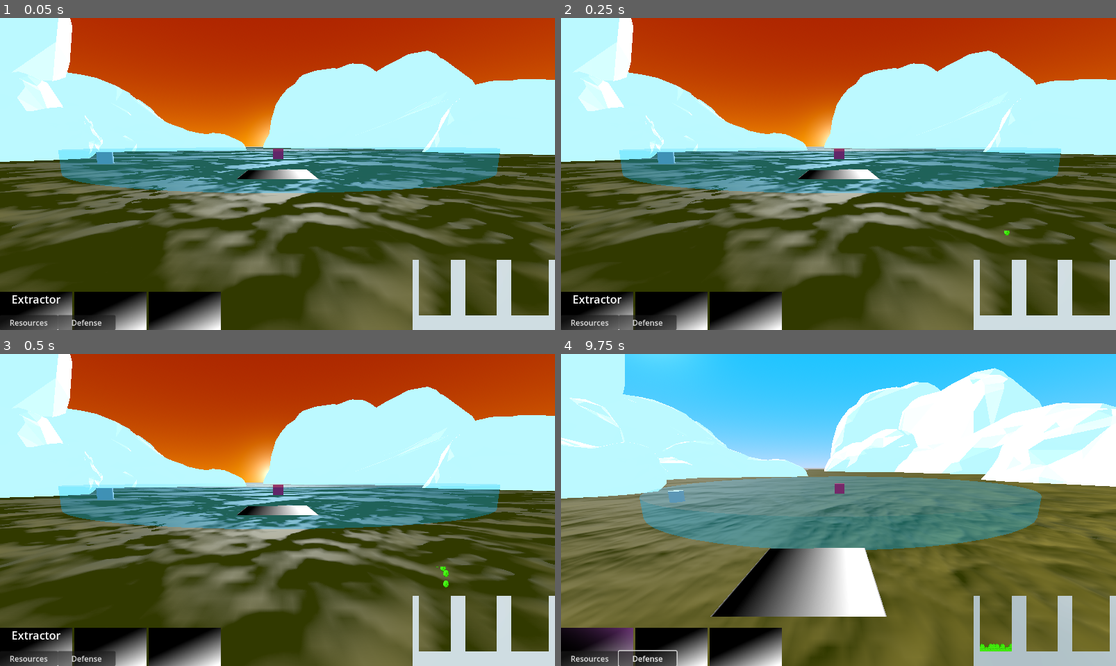
Above: before the commit, frames 1-4 (two rows, left to right).
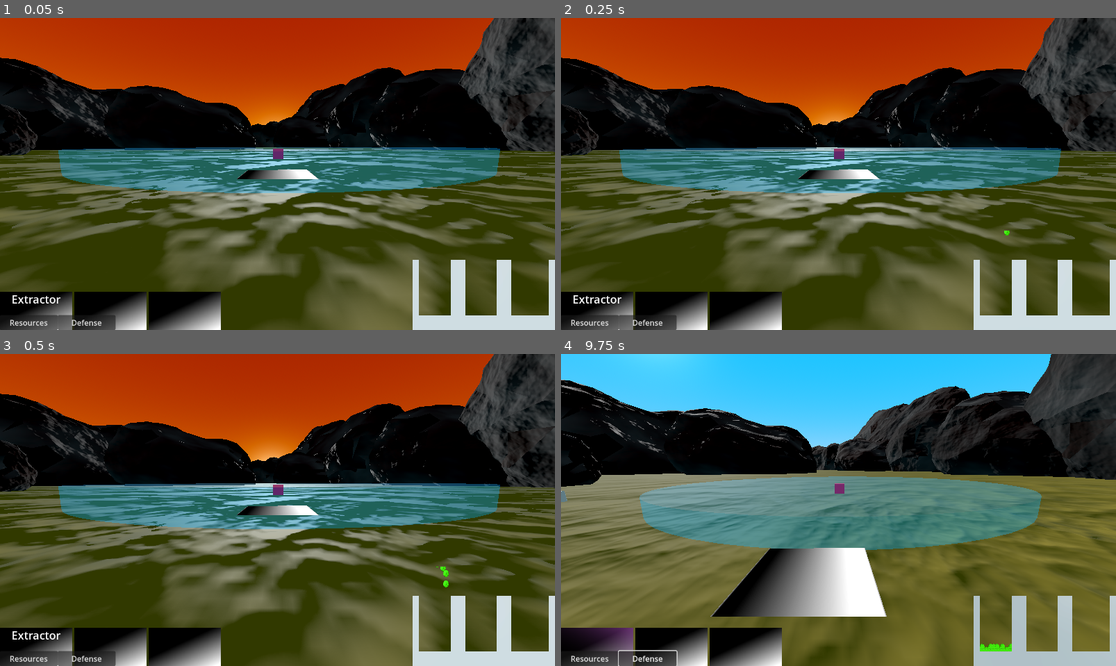
Above: after the commit, the same moments.

Repository: binaryHips/acerola-jam
Game: Godot game, scene res://src/scenes/world/world.tscn
Same seed, same stepped clock (60 frames per second), same inputs: the game is played once before the commit and once after it. The project has no main scene, so this scene is started directly.
Inputs (mouse positions are in pixels of both pictures, inside the frame that each line leads up to):
- Up to frame 1 (0.05 s): no input
- Up to frame 2 (0.25 s): no input
- Up to frame 3 (0.5 s): no input
- Up to frame 4 (9.75 s): click (599, 647) at 0.52 s; click "Resources" at 1.25 s; click "Defense" at 2 s; click (599, 647) at 2.77 s; click "Resources" at 3.5 s; click "Defense" at 4.25 s; click (599, 647) at 5.02 s; click "Resources" at 5.75 s; click "Defense" at 6.5 s; move the mouse to (960, 494) at 7.27 s; press the mouse at (960, 494) at 7.28 s; move the mouse to (727, 525) at 8.02 s; release the mouse at (727, 525) at 8.03 s; click (727, 525) at 8.1 s; move the mouse to (894, 441) at 8.77 s; hold Right mouse button (move_camera) 8.78-9.53 s; click (894, 441) at 9.05 s; move the mouse to (810, 572) at 9.52 s; tap Mouse wheel up (unzoom) at 9.6 s

The runs differ from the first frame. In frame 1, 28% of the frame differs, in the area x 0-100%, y 0-68%; in frame 2, 28%; in frame 3, 28%; in frame 4, 29%, in the area x 0-100%, y 0-62%.
Error in both runs: Invalid call. Nonexistent function 'instantiate' in base 'Nil'. (res://src/globals/resourcesManager.gd:53)

Commit message:
fixed error in wards connection detection

Diff:
--- a/src/Nodes/plant_ward/ward.gd
+++ b/src/Nodes/plant_ward/ward.gd
@@ -7,11 +7,14 @@
 
 var is_linked_to_base:bool = false
 
-@export var range:float = 30
+@export var range:float = 15
 
 func _ready():
 	Gamemaster.add_ward(self)
-
+	if Gamemaster.nexus:
+		print(Gamemaster.nexus.global_position)
+		print(global_position)
+		print(global_position.distance_to(Gamemaster.nexus.global_position))
 	if debugview:
 		debug_view()
 
@@ -19,8 +22,8 @@
 
 	var v := MeshInstance3D.new()
 	v.mesh = CylinderMesh.new()
-	v.scale.x = range
-	v.scale.z = range
+	v.scale.x = range*2.0
+	v.scale.z = range*2.0
 	v.material_override = load("res://resources/materials/debug.tres")
 	add_child(v)
 
--- a/src/globals/Gamemaster.gd
+++ b/src/globals/Gamemaster.gd
@@ -6,6 +6,7 @@
 #plant nexus
 var nexus
 
+@onready var world = get_tree().get_first_node_in_group("world") #TODO change this when possible
 
 var wards:Array[Ward] = []
 
--- a/src/globals/resourcesManager.gd
+++ b/src/globals/resourcesManager.gd
@@ -52,8 +52,8 @@
 		if pos == Vector3.INF: return
 		var plant:Node3D = selected_shop_item.scene.instantiate()
 
-		add_child(plant) #dirty but its fine
-		plant.global_position = pos
+		plant.position = pos #cant set global position before having a parent, but it works anyway here.
+		Gamemaster.world.get_node("plants").add_child(plant) #dirty but its fine
 		print("bought!")
 		remove_resources(selected_shop_item.price)
 	else:
--- a/src/scenes/plants/extractor/extractor.gd
+++ b/src/scenes/plants/extractor/extractor.gd
@@ -8,7 +8,6 @@
 
 func _on_timer_timeout():
 	if $Ward.is_linked_to_base:
-
 		for i in $Area3D.get_overlapping_areas():
 			if i.is_in_group("resource"):
 
--- a/src/scenes/player/Player.gd
+++ b/src/scenes/player/Player.gd
@@ -28,7 +28,7 @@
 
 	if new_pos != Vector3.INF:
 		$cursor.global_position = new_pos
-	if moving && new_pos:
+	if moving && new_pos != Vector3.INF:
 
 		last_screen_pos = camera.get_viewport().get_mouse_position()
 
@@ -57,6 +57,7 @@
 			last_pos = newpos
 			last_screen_pos = camera.get_viewport().get_mouse_position()
 			moving = true
+
 
 	if event.is_action_released("move_camera"):
 		moving = false
--- a/src/scenes/world/world.tscn
+++ b/src/scenes/world/world.tscn
@@ -5,7 +5,7 @@
 [ext_resource type="PackedScene" uid="uid://dth7lthp8v78r" path="res://src/scenes/nexus/nexus.tscn" id="3_ka6ec"]
 [ext_resource type="PackedScene" uid="uid://bj1h0gk1cpokl" path="res://src/scenes/UI/resources_UI/resources_UI.tscn" id="4_8qns1"]
 [ext_resource type="Script" path="res://src/Nodes/resource_area/resource_area.gd" id="5_2c2qu"]
-[ext_resource type="PackedScene" uid="uid://dckxmobc10eh7" path="res://resources/meshes/rock.glb" id="6_e8ds4"]
+[ext_resource type="PackedScene" uid="uid://3yediwp256c5" path="res://resources/meshes/rock.tscn" id="6_jdpoj"]
 
 [sub_resource type="FastNoiseLite" id="FastNoiseLite_wl4to"]
 frequency = 0.0088
@@ -137,7 +137,7 @@
 [sub_resource type="BoxShape3D" id="BoxShape3D_wv6a8"]
 size = Vector3(7.83789, 2.74023, 7.10254)
 
-[node name="world" type="Node3D"]
+[node name="world" type="Node3D" groups=["world"]]
 
 [node name="CSGBox3D" type="CSGBox3D" parent="."]
 transform = Transform3D(1, 0, 0, 0, 1, 0, 0, 0, 1, -121.149, -0.366522, 23.6355)
@@ -149,7 +149,7 @@
 transform = Transform3D(-4.37114e-08, 0, 1, 0, 1, 0, -1, 0, -4.37114e-08, 0, 3.28498, 0)
 
 [node name="PathFollow" parent="Player/Path" index="0"]
-transform = Transform3D(-0.999998, -0.000749263, -0.00205189, 0, 0.939334, -0.343005, 0.00218441, -0.343004, -0.939331, -0.00762939, -2.17762, -2.5437)
+transform = Transform3D(-0.999998, -0.000749263, -0.00205189, 0, 0.939334, -0.343005, 0.00218441, -0.343004, -0.939332, -0.00762939, -2.17762, -2.5437)
 
 [node name="resources" parent="Player/UI" index="1"]
 anchor_left = 0.743056
@@ -176,16 +176,16 @@
 transform = Transform3D(-3.61999e-06, 0, -1, 0, 1, 0, 1, 0, -3.61999e-06, -3.10785, 25.2792, 0)
 rotation_order = 4
 
-[node name="Nexus" parent="." instance=ExtResource("3_ka6ec")]
-transform = Transform3D(1, 0, 0, 0, 1, 0, 0, 0, 1, -13.2339, 0.262822, 0)
-
 [node name="resource_ui" parent="." instance=ExtResource("4_8qns1")]
 transform = Transform3D(1, 0, 0, 0, 1, 0, 0, 0, 1, 16.7547, -47.3406, 0)
 
+[node name="Camera3D" parent="resource_ui/SubViewport" index="0"]
+transform = Transform3D(-4.37114e-08, 0, -1, 0, 1, 0, 1, 0, -4.37114e-08, 14.0547, -45.3506, 0)
+
 [node name="resources" type="Node3D" parent="."]
 
 [node name="MeshInstance3D" type="MeshInstance3D" parent="resources"]
-transform = Transform3D(1, 0, 0, 0, 1, 0, 0, 0, 1, -8.35789, 0, 13.2473)
+transform = Transform3D(1, 0, 0, 0, 1, 0, 0, 0, 1, -8.35789, 0, 23.1488)
 mesh = SubResource("CylinderMesh_of2gs")
 skeleton = NodePath("ResourceArea")
 
@@ -198,59 +198,62 @@
 
 [node name="environment" type="Node3D" parent="."]
 
-[node name="rock2" parent="environment" instance=ExtResource("6_e8ds4")]
-transform = Transform3D(5.48865, 0, 3.94618, 0, 6.76, 0, -3.94618, 0, 5.48865, -13.9491, 3.16837, 25.5978)
-
-[node name="rock3" parent="environment" instance=ExtResource("6_e8ds4")]
-transform = Transform3D(-14.7736, 0, 20.9498, 0, 25.635, 0, -20.9498, 0, -14.7736, -21.5519, 3.16837, -45.6344)
-
-[node name="rock12" parent="environment" instance=ExtResource("6_e8ds4")]
-transform = Transform3D(-21.7761, 0, 13.526, 0, 25.635, 0, -13.526, 0, -21.7761, 61.6782, 3.16837, 41.4655)
-
-[node name="rock4" parent="environment" instance=ExtResource("6_e8ds4")]
-transform = Transform3D(4.07374, 5.6468, 24.6713, -24.0944, 8.51426, 2.02974, -7.74707, -23.5112, 6.66047, -38.0316, 0.897188, 50.8641)
-
-[node name="rock5" parent="environment" instance=ExtResource("6_e8ds4")]
-transform = Transform3D(19.9064, 14.8959, 6.24505, -16.1182, 18.9614, 6.14987, -1.04573, -8.70218, 24.0901, -57.9905, 0.432745, 29.2487)
-
-[node name="rock6" parent="environment" instance=ExtResource("6_e8ds4")]
-transform = Transform3D(-27.7185, -34.2962, 33.0956, -34.6665, 40.7817, 13.2269, -32.7076, -14.1594, -42.0666, -103.12, 7.19826, -69.0475)
-
-[node name="rock16" parent="environment" instance=ExtResource("6_e8ds4")]
-transform = Transform3D(-73.5572, -48.6757, -91.7964, -102.022, 12.5321, 75.1062, -19.6807, 116.962, -46.2499, -187.434, 7.19826, -73.3304)
-
-[node name="rock19" parent="environment" instance=ExtResource("6_e8ds4")]
-transform = Transform3D(-73.5572, -48.6757, -91.7964, -102.022, 12.5321, 75.1062, -19.6807, 116.962, -46.2499, -30.7604, 7.19826, 188.706)
-
-[node name="rock17" parent="environment" instance=ExtResource("6_e8ds4")]
-transform = Transform3D(83.2418, 62.7821, -73.0464, 84.0789, -0.262123, 95.5889, 46.9905, -110.747, -41.636, -216.345, 7.19826, -79.3117)
-
-[node name="rock15" parent="environment" instance=ExtResource("6_e8ds4")]
-transform = Transform3D(-12.2893, -25.7483, 47.1791, -34.6665, 40.7817, 13.2269, -41.074, -26.716, -25.2795, -165.13, 7.19826, -20.9984)
-
-[node name="rock7" parent="environment" instance=ExtResource("6_e8ds4")]
-transform = Transform3D(-27.7185, -34.2962, 33.0956, -34.6665, 40.7817, 13.2269, -32.7076, -14.1594, -42.0666, -67.0925, 0.432752, 98.465)
-
-[node name="rock8" parent="environment" instance=ExtResource("6_e8ds4")]
-transform = Transform3D(3.07685, 8.50325, 54.3884, -51.8729, -17.7877, 5.71554, 18.4283, -51.4894, 7.00748, 5.2513, 0.432752, 107.267)
-
-[node name="rock13" parent="environment" instance=ExtResource("6_e8ds4")]
-transform = Transform3D(-12.9278, -16.9421, 50.8498, 46.5155, -29.5336, 1.98589, 26.6279, 43.3659, 21.2184, -108.05, 0.432752, 107.267)
-
-[node name="rock18" parent="environment" instance=ExtResource("6_e8ds4")]
-transform = Transform3D(-12.9278, -16.9421, 50.8498, 15.9709, 48.7142, 20.291, -51.1632, 19.4874, -6.51468, -166.193, 11.6719, 107.267)
-
-[node name="rock10" parent="environment" instance=ExtResource("6_e8ds4")]
-transform = Transform3D(-13.0723, 33.4829, -14.4363, -36.4432, -12.4967, 4.01544, -1.18648, 14.9373, 35.7193, 66.9447, 2.77747, 80.1195)
-
-[node name="rock9" parent="environment" instance=ExtResource("6_e8ds4")]
-transform = Transform3D(-13.487, -27.3201, -45.952, -51.6567, 18.8649, 3.94557, 13.7678, 44.0182, -30.2112, 40.058, 3.38091, -66.6375)
-
-[node name="rock14" parent="environment" instance=ExtResource("6_e8ds4")]
-transform = Transform3D(5.3131, -0.298949, -54.8776, -51.0109, 20.3043, -5.04934, 20.2369, 51.2593, 1.68004, -29.4135, 9.72675, -94.6674)
-
-[node name="rock11" parent="environment" instance=ExtResource("6_e8ds4")]
-transform = Transform3D(-19.264, -50.8849, -8.91557, -51.6567, 18.8649, 3.94557, -0.590892, 9.73168, -54.2661, 64.2915, 3.38091, 2.39805)
+[node name="rock" parent="environment" instance=ExtResource("6_jdpoj")]
+transform = Transform3D(5.56977, 0, 8.30528, 0, 10, 0, -8.30528, 0, 5.56977, -22.6601, 4.80053, 47.6511)
+
+[node name="rock2" parent="environment" instance=ExtResource("6_jdpoj")]
+transform = Transform3D(34.6857, 0, 51.7211, 0, 62.275, 0, -51.7211, 0, 34.6857, -75.3005, 19.4492, 138.802)
+
+[node name="rock16" parent="environment" instance=ExtResource("6_jdpoj")]
+transform = Transform3D(35.3772, 46.5698, -21.3982, -51.1689, 33.5627, -11.5525, 2.89334, 24.1448, 57.3309, 62.1449, 19.1893, 29.3898)
+
+[node name="rock17" parent="environment" instance=ExtResource("6_jdpoj")]
+transform = Transform3D(35.4812, 48.9345, -14.9892, -51.1689, 33.5627, -11.5525, -0.999411, 18.8981, 59.3299, 62.3808, 19.1893, 97.0086)
+
+[node name="rock9" parent="environment" instance=ExtResource("6_jdpoj")]
+transform = Transform3D(3.37861, 0, 62.1833, 0, 62.275, 0, -62.1833, 0, 3.37861, -121.261, 19.4492, 113.834)
+
+[node name="rock14" parent="environment" instance=ExtResource("6_jdpoj")]
+transform = Transform3D(24.0081, 53.2847, 21.5065, -55.8387, 27.1341, -4.89387, -13.558, -17.3971, 58.2383, 51.7659, 19.4492, -51.3703)
+
+[node name="rock10" parent="environment" instance=ExtResource("6_jdpoj")]
+transform = Transform3D(3.37861, 0, 62.1833, 57.4049, 23.94, -3.11899, -23.9048, 57.4896, 1.29882, -208.019, 24.6274, 124.06)
+
+[node name="rock3" parent="environment" instance=ExtResource("6_jdpoj")]
+transform = Transform3D(-9.02251, -9.53991, 60.8749, 25.2862, 55.5317, 12.4503, -56.1906, 26.5215, -4.17194, 5.62158, 19.4492, 154.54)
+
+[node name="rock4" parent="environment" instance=ExtResource("6_jdpoj")]
+transform = Transform3D(34.3146, -12.5637, -13.6544, 15.8396, 34.7859, 7.79907, 9.66407, -12.4046, 35.7003, -64.2738, 14.9614, -74.8142)
+
+[node name="rock15" parent="environment" instance=ExtResource("6_jdpoj")]
+transform = Transform3D(-0.0825008, 11.4786, -51.0299, 49.161, 17.4423, 3.84397, 17.8607, -47.9564, -10.8161, -13.4409, 21.7845, -74.8142)
+
+[node name="rock5" parent="environment" instance=ExtResource("6_jdpoj")]
+transform = Transform3D(27.0688, -17.2893, 22.1391, 15.8396, 34.7859, 7.79907, -23.1984, 3.57765, 31.1579, -103.292, 14.9614, 39.9612)
+
+[node name="rock6" parent="environment" instance=ExtResource("6_jdpoj")]
+transform = Transform3D(28.686, -7.36989, -25.3886, 15.8396, 34.7859, 7.79907, 21.166, -16.0438, 28.5723, -176.765, 14.9614, -28.4968)
+
+[node name="rock12" parent="environment" instance=ExtResource("6_jdpoj")]
+transform = Transform3D(-6.55461, 104.068, -55.1824, 63.7242, 49.6147, 85.9983, 99.0675, -25.0287, -58.9686, -198.879, 4.88178, -76.8619)
+
+[node name="rock13" parent="environment" instance=ExtResource("6_jdpoj")]
+transform = Transform3D(51.2365, -26.9654, -102.79, 58.6104, -88.0178, 52.3048, -88.644, -73.7824, -24.8296, -310.883, 6.09126, -86.9441)
+
+[node name="rock11" parent="environment" instance=ExtResource("6_jdpoj")]
+transform = Transform3D(28.8014, 19.2858, -44.8396, -28.8411, 48.7271, 2.43262, 39.3793, 21.582, 34.5767, -272.433, 14.9614, 13.5298)
+
+[node name="rock7" parent="environment" instance=ExtResource("6_jdpoj")]
+transform = Transform3D(-2.12899, -20.8081, -48.7088, 50.912, 12.6436, -7.62657, 14.6114, -47.0874, 19.4768, -139.27, 14.9614, -75.5842)
+
+[node name="rock8" parent="environment" instance=ExtResource("6_jdpoj")]
+transform = Transform3D(3.88669, -19.1728, -49.2682, -3.58953, 49.1915, -19.4261, 52.7454, 4.76048, 2.30844, -95.9708, 23.0687, -98.2298)
+
+[node name="plants" type="Node3D" parent="."]
+
+[node name="Nexus" parent="plants" instance=ExtResource("3_ka6ec")]
+transform = Transform3D(1, 0, 0, 0, 1, 0, 0, 0, 1, -13.2339, 0.262822, 0)
 
 [editable path="Player"]
 [editable path="Player/UI"]
+[editable path="resource_ui"]
